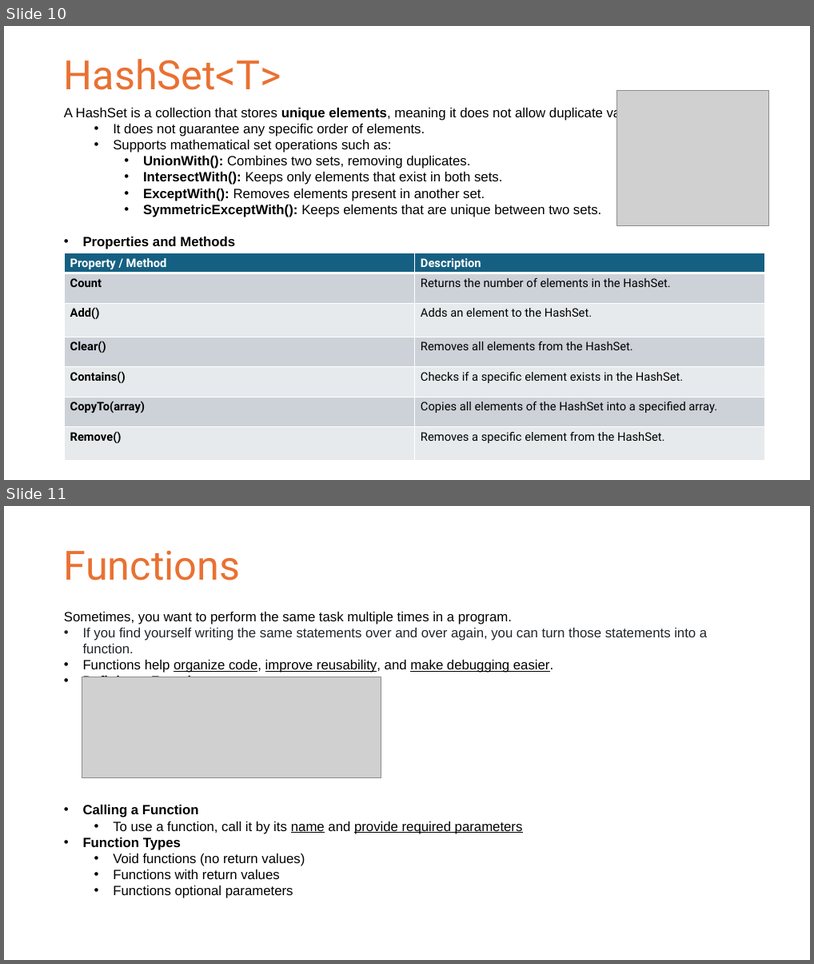
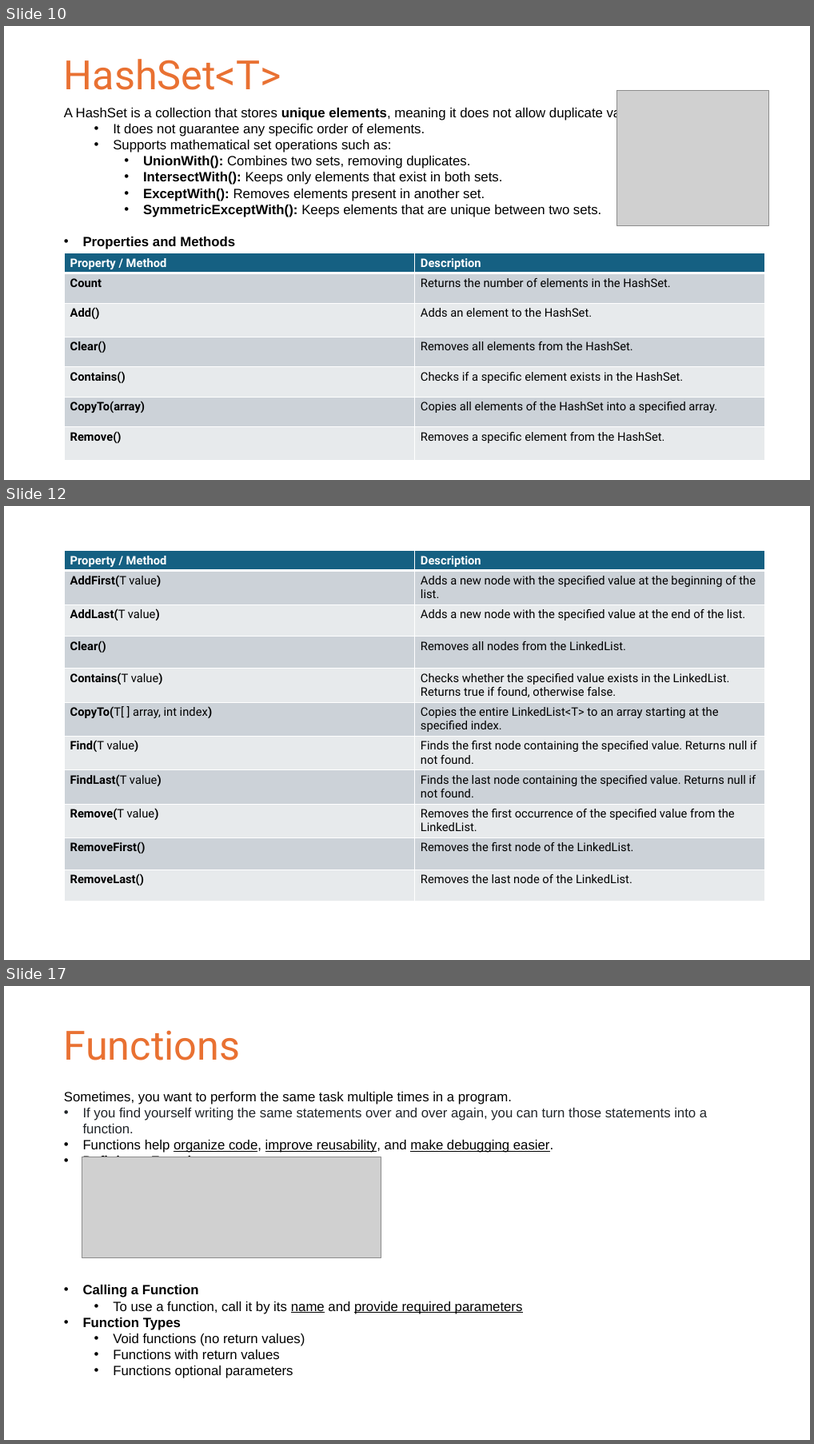
Before and after one commit to doolino/Unity_Tutorial_Spring_2025, a slide deck: Week2/Week2_Slides.pptx. Shown one above the other, each under a label of ours: slides 10 and 11 before the commit, slides 10, 12 and 17 after it; the slides between them are not shown. The pictures are 814x964 and 814x1444 pixels, drawn with LibreOffice and Linux fonts; fonts in the diff are those of the drawing; grey boxes stand for pictures. Boxes give left, top, right and bottom in pixels: in the first picture for what was removed or moved away, otherwise in the second. Text is boxed around its words. In the diff, an @@ line names an element or a change of style, - is before the commit and + after.

```diff
--- a/Week2/Week2_Slides.pptx
+++ b/Week2/Week2_Slides.pptx
@@ slide 12 added at [4,506,810,960], background #FFFFFF @@
@@ table added at [64,551,766,904], 11 rows, 2 columns @@
+Property / Method | Description
+AddFirst(T value) | Adds a new node with the specified value at the beginning of the list.
+AddLast(T value) | Adds a new node with the specified value at the end of the list.
+Clear() | Removes all nodes from the LinkedList.
+Contains(T value) | Checks whether the specified value exists in the LinkedList. Returns true if found, otherwise false.
+CopyTo(T[ ] array, int index) | Copies the entire LinkedList<T> to an array starting at the specified index.
+Find(T value) | Finds the first node containing the specified value. Returns null if not found.
+FindLast(T value) | Finds the last node containing the specified value. Returns null if not found.
+Remove(T value) | Removes the first occurrence of the specified value from the LinkedList.
+RemoveFirst() | Removes the first node of the LinkedList.
+RemoveLast() | Removes the last node of the LinkedList.
@@ what was slide 11 is now slide 17 @@
```
Also in this commit, not shown: 1 slide changed, 5 other slides added.
